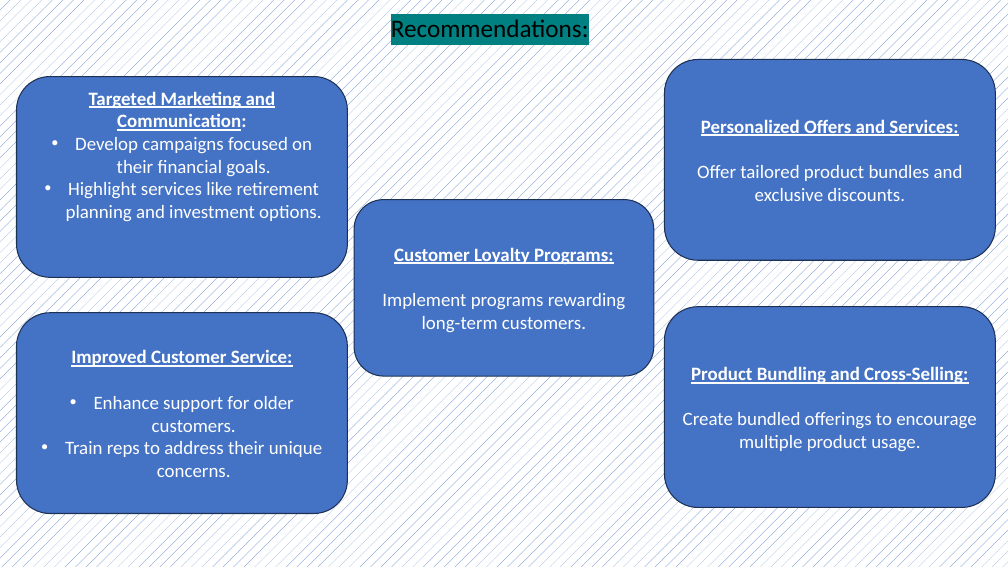
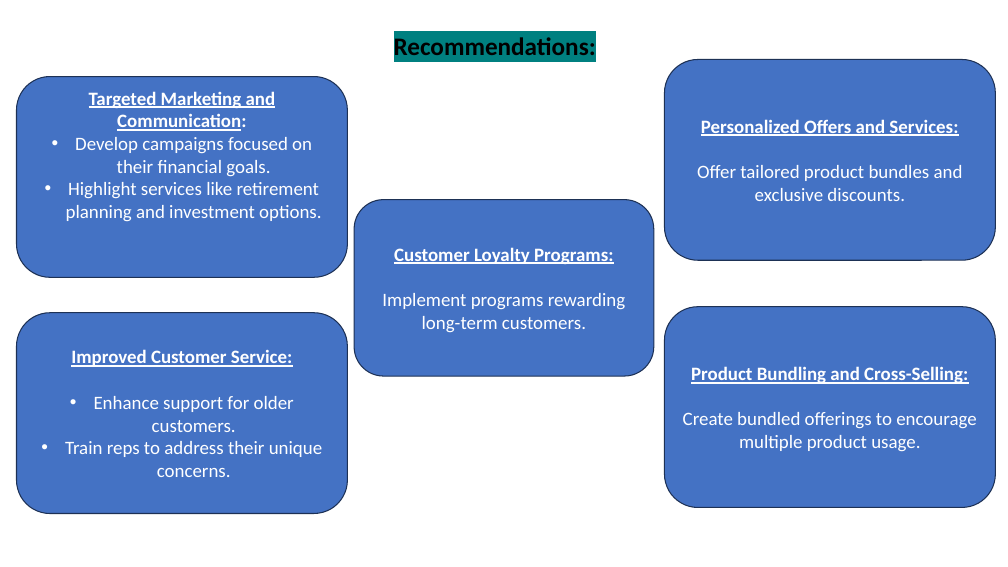
Before and after one commit to Lokesh272000/SQL-Project, a slide deck: slide 5 of Capstone Presentation.pptx. Drawn at 1008x567 pixels with LibreOffice and Linux fonts; fonts in the diff are those of the drawing. Boxes give left, top, right and bottom in pixels: in the first picture for what was removed or moved away, otherwise in the second. Text is boxed around its words. In the diff, an @@ line names an element or a change of style, - is before the commit and + after.

```diff
--- a/Capstone Presentation.pptx
+++ b/Capstone Presentation.pptx
@@ background pattern #4472C4 on #FFFFFF to #FFFFFF @@
@@ text "Recommendations:": place and size @@
-text "Recommendations:" at (391,19,589,37)
+text "Recommendations:" at (394,37,596,55)
@@ text "Recommendations:" at (394,37,596,55): bold on @@
```
Also in this commit, not shown: 19 other slides changed, 1 slide added, 1 slide removed.
